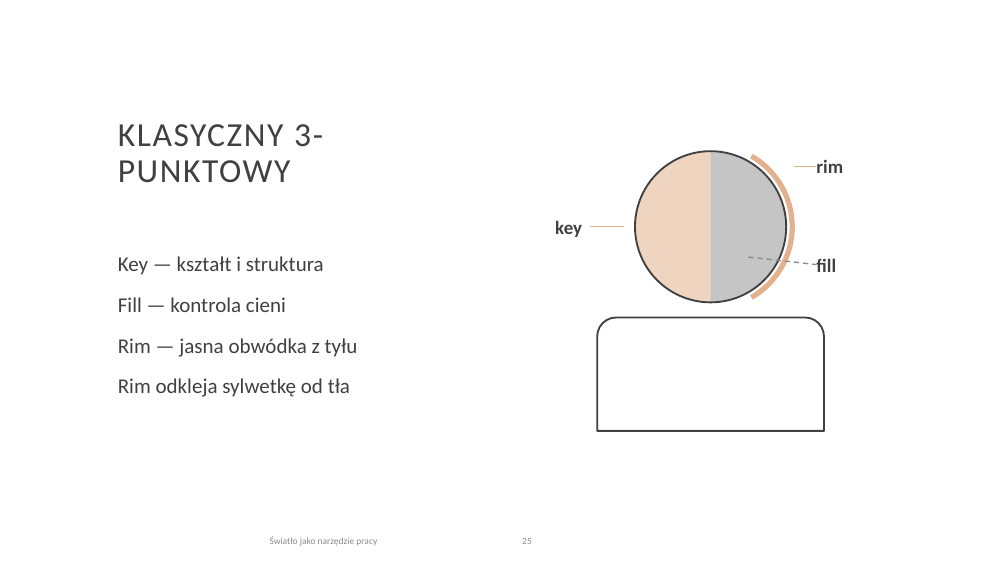
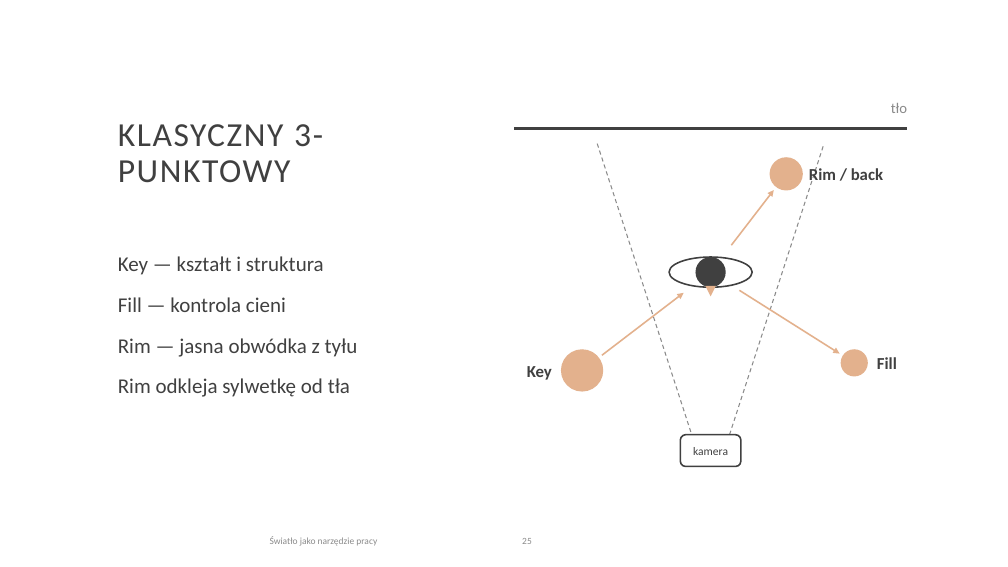
Before and after one commit to kontakt334/4eyes, a slide deck: slide 25 of projekty/warsztaty-beauty-product/swiatlo-jako-narzedzie-pracy-v4.pptx. Drawn at 1008x567 pixels with LibreOffice and Linux fonts; fonts in the diff are those of the drawing. Boxes give left, top, right and bottom in pixels: in the first picture for what was removed or moved away, otherwise in the second. Text is boxed around its words. In the diff, an @@ line names an element or a change of style, - is before the commit and + after.

```diff
--- a/projekty/warsztaty-beauty-product/swiatlo-jako-narzedzie-pracy-v4.pptx
+++ b/projekty/warsztaty-beauty-product/swiatlo-jako-narzedzie-pracy-v4.pptx
@@ text added at [891,103,907,113], 14 pt, text #8A8A8A @@
+tło
@@ line added from (514, 129) to (907, 129), #404040 3 pt @@
@@ line added from (597, 144) to (692, 435), #8A8A8A 1 pt dashed @@
@@ arc (boxed as its full ellipse) removed at [629,145,792,309] @@
@@ line added from (730, 435) to (824, 144), #8A8A8A 1 pt dashed @@
@@ pie slice (boxed as its full ellipse) removed at [635,151,786,302] @@
@@ pie slice (boxed as its full ellipse) removed at [635,151,786,302] @@
@@ ellipse removed at [635,151,786,302] @@
@@ ellipse added at [770,157,803,191], fill #E3B18D @@
@@ line removed from (794, 166) to (817, 166) @@
@@ text at [809,167,883,185]: text changed; size 18 to 16 pt @@
-rim
+Rim / back
@@ arrow added from (731, 245) to (774, 190), #E3B18D 1.5 pt @@
@@ line removed from (590, 227) to (624, 227) @@
@@ ellipse added at [669,257,752,287], outline #404040 1.5 pt @@
@@ ellipse added at [696,257,726,287], fill #404040 @@
@@ line removed from (749, 257) to (817, 265) @@
@@ arrow added from (602, 355) to (684, 293), #E3B18D 1.5 pt @@
@@ triangle added at [706,286,716,296], fill #E3B18D @@
@@ arrow added from (740, 290) to (840, 354), #E3B18D 1.5 pt @@
@@ round same rect removed at [597,318,824,431] @@
@@ ellipse added at [561,349,603,392], fill #E3B18D @@
@@ ellipse added at [841,349,868,377], fill #E3B18D @@
@@ text at [877,357,897,369]: text changed; size 18 to 16 pt @@
-fill
+Fill
@@ text at [527,366,552,380]: text changed; size 18 to 16 pt @@
-key
+Key
@@ rounded rectangle added at [681,435,741,467], outline #404040 1.5 pt, 11 pt, text #404040 @@
+kamera
```
Also in this commit, not shown: 2 other slides changed, 2 other files.
